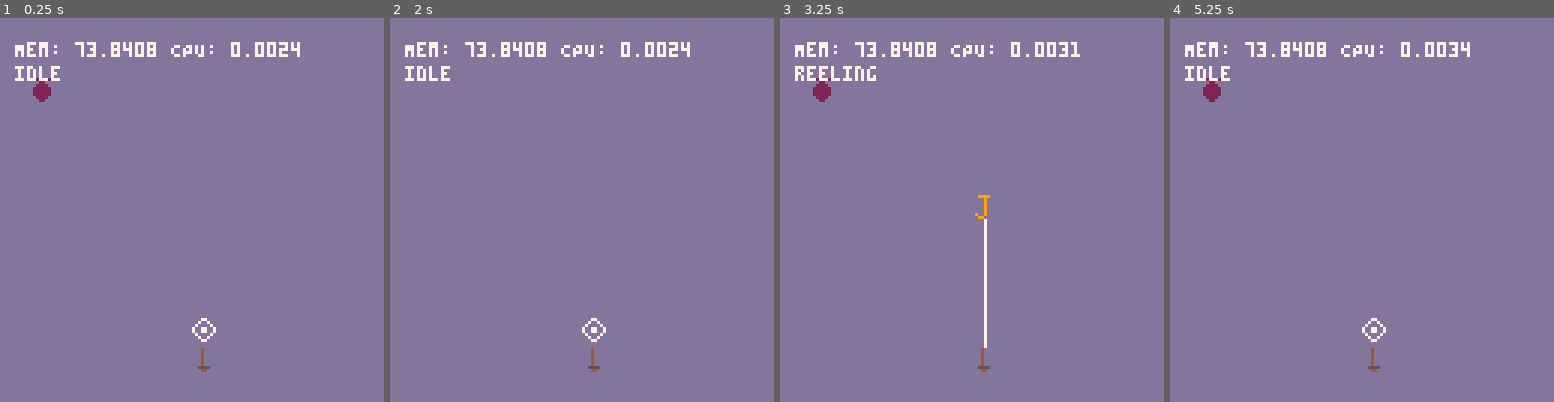
Above: before the commit, frames 1-4 (left to right).
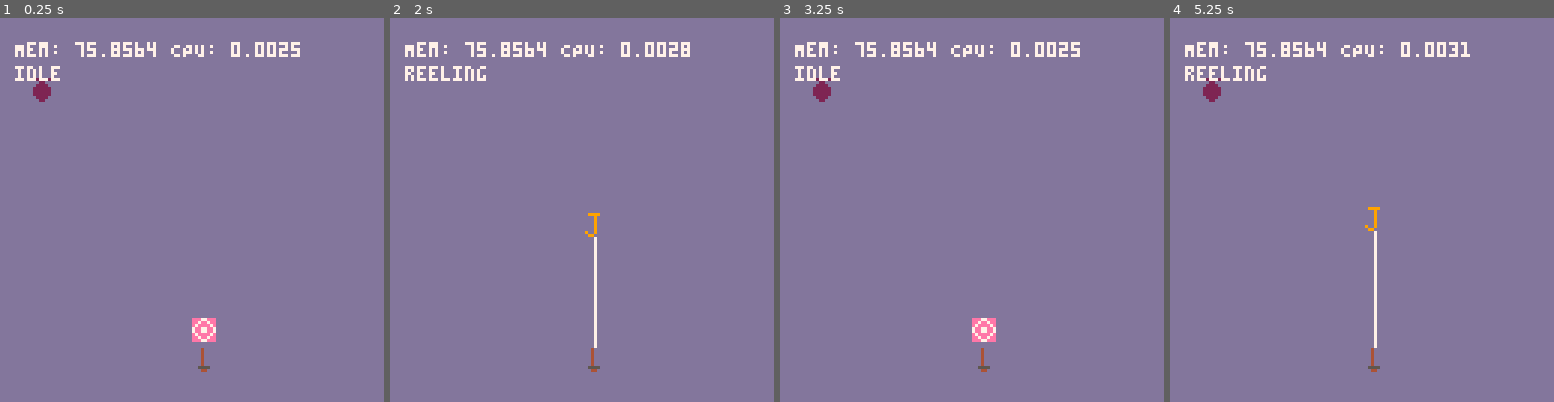
Above: after the commit, the same moments.

Repository: millwardesque/picofish
Game: PICO-8 cartridge fish.p8
Two runs of this game, one before a commit and one after it. Both use one fixed random seed, a clock stepped at 60 frames per second and the inputs below.
Inputs:
- Up to frame 1 (0.25 s): no input
- Up to frame 2 (2 s): tap X (X key) at 0.33, 1.07, 1.85 s; tap O (Z key) at 0.7, 1.7 s; hold Right from 1.6 s (still down)
- Up to frame 3 (3.25 s): release Right at 2.1 s; tap O (Z key) at 2.1, 2.5, 2.9 s; hold Up 2.15-2.42 s; hold Right 2.47-3.03 s; tap X (X key) at 2.97 s; hold Left from 3.08 s (still down)
- Up to frame 4 (5.25 s): tap O (Z key) every 0.4 s from 3.3 to 4.9 s; release Left at 3.58 s; hold Down 3.63-3.97 s; hold Right 4.02-4.68 s; tap X (X key) at 4.08, 5.2 s; hold Up 4.73-5.03 s; hold Left from 5.08 s (still down)

The runs differ from the first frame. In frame 1, 0.4% of the frame differs, in the area x 22-79%, y 6-85%; in frame 2, 0.8%; in frame 3, 1.1%, in the area x 3-79%, y 6-86%; in frame 4, 0.8%.

Commit message:
Added auto-reeling

Diff:
--- a/fish.p8
+++ b/fish.p8
@@ -328,12 +328,15 @@
         local r = game_obj.mk(name, 'rod', x, y)
         r.lure = lure.mk('lure', x, y - 10)
         r.cursor = cursor.mk('cursor', x, y - 10)
+        r.cast_speed = 1.5
 
         r.state = nil
-        r.vel = v2.mk(0, 0)
-        r.cast_speed = 1.5
-        r.cast_distance = 0
-        r.cast_angle = 0.75
+        r.vel = nil
+        r.cast_distance = nil
+        r.cast_angle = nil
+        r.can_cast = false
+        r.can_reel = false
+        r.auto_reeling = false
 
         renderer.attach(r, 3)
 
@@ -355,6 +358,13 @@
         r.reel = function(self, distance)
             if self.state == 'reeling' then
                 self.vel = distance * calculate_cast_dir(self.cast_angle)
+            end
+        end
+
+        r.auto_reel = function(self, distance)
+            if self.state == 'reeling' then
+                self.auto_reeling = true
+                self.reel(self, distance)
             end
         end
 
@@ -383,12 +393,10 @@
         end
 
         r.is_in_water = function(self)
-            return self.state == 'reeling'
+            return self.state == 'reeling' and not self.auto_reeling
         end
 
         r.set_state = function(self, state)
-            -- @TODO Reeling
-
             if state == 'idle' and self.state ~= state then
                 self.lure.x = self.x
                 self.lure.y = self.y - 10
@@ -397,13 +405,16 @@
                 self.vel = v2.zero()
                 self.cast_distance = 0
                 self.cast_angle = 0.75
+                self.auto_reeling = false
                 self.state = state
-            elseif state == 'casting' and self.state == 'idle' then
+            elseif state == 'casting' and self.state == 'idle' and self.can_cast == true then
                 local dir = -self.cast_speed * calculate_cast_dir(self.cast_angle)
                 self.vel = dir
                 self.lure.renderable.enabled = true
                 self.cursor.renderable.enabled = false
                 self.state = state
+                self.can_cast = false
+                self.can_reel = false
             elseif state == 'reeling' and self.state == 'casting' then
                 self.vel = v2.zero()
                 self.cast_distance = 0
@@ -507,29 +518,38 @@
         -- @TODO Show cast direction cursor
         -- @TODO Don't cast if we just got out of reeling state and user hasn't let go of button
         if p1_rod.state == 'idle' then
-            if btnp(0) then
-                p1_rod.cast_angle += 0.05
-            end
-            if btnp(1) then
-                p1_rod.cast_angle -= 0.05
-            end
-            p1_rod.cast_angle = mid(0.55, p1_rod.cast_angle, 0.95)
-
-            -- @TODO Control cast distance
-            -- @TODO Show cast distance meter
-            if btnp(4) then
-                p1_rod.cast(p1_rod, 50)
+            if (not p1_rod.can_cast) then
+                if not btn(4) then
+                    p1_rod.can_cast = true
+                end
+            else
+                if btnp(0) then
+                    p1_rod.cast_angle += 0.05
+                end
+                if btnp(1) then
+                    p1_rod.cast_angle -= 0.05
+                end
+                p1_rod.cast_angle = mid(0.55, p1_rod.cast_angle, 0.95)
+
+                -- @TODO Control cast distance
+                -- @TODO Show cast distance meter
+                if btnp(4) then
+                    p1_rod.cast(p1_rod, 50)
+                end
             end
         elseif p1_rod.state == 'reeling' then
-            if btn(4) then
-                p1_rod.reel(p1_rod, 1)
+            if not p1_rod.can_reel then
+                if not btn(4) then
+                    p1_rod.can_reel = true
+                end
             else
-                p1_rod.reel(p1_rod, 0)
-            end
-
-            -- @TODO Auto-reel
-            if btnp(5) then
-                p1_rod.set_state(p1_rod, 'idle')
+                if btnp(5) then
+                    p1_rod.auto_reel(p1_rod, 1)
+                elseif btn(4) then
+                    p1_rod.reel(p1_rod, 1)
+                elseif not p1_rod.auto_reeling then
+                    p1_rod.reel(p1_rod, 0)
+                end
             end
         end
 
@@ -557,14 +577,14 @@
     log.render()
 end
 __gfx__
-00000000022002200099990000040000000770000000000000000000000000000000000000000000000000000000000000000000000000000000000000000000
-00000000000220000000900000040000007007000000000000000000000000000000000000000000000000000000000000000000000000000000000000000000
-00000030002222000000900000040000070000700000000000000000000000000000000000000000000000000000000000000000000000000000000000000000
-00000300022222200000900000040000700770070000000000000000000000000000000000000000000000000000000000000000000000000000000000000000
-03003000022222200000900000040000700770070000000000000000000000000000000000000000000000000000000000000000000000000000000000000000
-00330000022222200000900000040000070000700000000000000000000000000000000000000000000000000000000000000000000000000000000000000000
-00030000002222000900900000555500007007000000000000000000000000000000000000000000000000000000000000000000000000000000000000000000
-00030000000220000099000000044000000770000000000000000000000000000000000000000000000000000000000000000000000000000000000000000000
+00000000022002200099990000040000eee77eee0000000000000000000000000000000000000000000000000000000000000000000000000000000000000000
+00000000000220000000900000040000ee7ee7ee0000000000000000000000000000000000000000000000000000000000000000000000000000000000000000
+00000030002222000000900000040000e7eeee7e0000000000000000000000000000000000000000000000000000000000000000000000000000000000000000
+000003000222222000009000000400007ee77ee70000000000000000000000000000000000000000000000000000000000000000000000000000000000000000
+030030000222222000009000000400007ee77ee70000000000000000000000000000000000000000000000000000000000000000000000000000000000000000
+00330000022222200000900000040000e7eeee7e0000000000000000000000000000000000000000000000000000000000000000000000000000000000000000
+00030000002222000900900000555500ee7ee7ee0000000000000000000000000000000000000000000000000000000000000000000000000000000000000000
+00030000000220000099000000044000eee77eee0000000000000000000000000000000000000000000000000000000000000000000000000000000000000000
 
 __gff__
 0000000000000000000000000000000000000000000000000000000000000000000000000000000000000000000000000000000000000000000000000000000000000000000000000000000000000000000000000000000000000000000000000000000000000000000000000000000000000000000000000000000000000000
--- a/game.lua
+++ b/game.lua
@@ -47,29 +47,38 @@
         -- @TODO Show cast direction cursor
         -- @TODO Don't cast if we just got out of reeling state and user hasn't let go of button
         if p1_rod.state == 'idle' then
-            if btnp(0) then
-                p1_rod.cast_angle += 0.05
-            end
-            if btnp(1) then
-                p1_rod.cast_angle -= 0.05
-            end
-            p1_rod.cast_angle = mid(0.55, p1_rod.cast_angle, 0.95)
+            if (not p1_rod.can_cast) then
+                if not btn(4) then
+                    p1_rod.can_cast = true
+                end
+            else
+                if btnp(0) then
+                    p1_rod.cast_angle += 0.05
+                end
+                if btnp(1) then
+                    p1_rod.cast_angle -= 0.05
+                end
+                p1_rod.cast_angle = mid(0.55, p1_rod.cast_angle, 0.95)
 
-            -- @TODO Control cast distance
-            -- @TODO Show cast distance meter
-            if btnp(4) then
-                p1_rod.cast(p1_rod, 50)
+                -- @TODO Control cast distance
+                -- @TODO Show cast distance meter
+                if btnp(4) then
+                    p1_rod.cast(p1_rod, 50)
+                end
             end
         elseif p1_rod.state == 'reeling' then
-            if btn(4) then
-                p1_rod.reel(p1_rod, 1)
+            if not p1_rod.can_reel then
+                if not btn(4) then
+                    p1_rod.can_reel = true
+                end
             else
-                p1_rod.reel(p1_rod, 0)
-            end
-
-            -- @TODO Auto-reel
-            if btnp(5) then
-                p1_rod.set_state(p1_rod, 'idle')
+                if btnp(5) then
+                    p1_rod.auto_reel(p1_rod, 1)
+                elseif btn(4) then
+                    p1_rod.reel(p1_rod, 1)
+                elseif not p1_rod.auto_reeling then
+                    p1_rod.reel(p1_rod, 0)
+                end
             end
         end
 
--- a/lib/rod.lua
+++ b/lib/rod.lua
@@ -14,12 +14,15 @@
         local r = game_obj.mk(name, 'rod', x, y)
         r.lure = lure.mk('lure', x, y - 10)
         r.cursor = cursor.mk('cursor', x, y - 10)
+        r.cast_speed = 1.5
 
         r.state = nil
-        r.vel = v2.mk(0, 0)
-        r.cast_speed = 1.5
-        r.cast_distance = 0
-        r.cast_angle = 0.75
+        r.vel = nil
+        r.cast_distance = nil
+        r.cast_angle = nil
+        r.can_cast = false
+        r.can_reel = false
+        r.auto_reeling = false
 
         renderer.attach(r, 3)
 
@@ -41,6 +44,13 @@
         r.reel = function(self, distance)
             if self.state == 'reeling' then
                 self.vel = distance * calculate_cast_dir(self.cast_angle)
+            end
+        end
+
+        r.auto_reel = function(self, distance)
+            if self.state == 'reeling' then
+                self.auto_reeling = true
+                self.reel(self, distance)
             end
         end
 
@@ -69,12 +79,10 @@
         end
 
         r.is_in_water = function(self)
-            return self.state == 'reeling'
+            return self.state == 'reeling' and not self.auto_reeling
         end
 
         r.set_state = function(self, state)
-            -- @TODO Reeling
-
             if state == 'idle' and self.state ~= state then
                 self.lure.x = self.x
                 self.lure.y = self.y - 10
@@ -83,13 +91,16 @@
                 self.vel = v2.zero()
                 self.cast_distance = 0
                 self.cast_angle = 0.75
+                self.auto_reeling = false
                 self.state = state
-            elseif state == 'casting' and self.state == 'idle' then
+            elseif state == 'casting' and self.state == 'idle' and self.can_cast == true then
                 local dir = -self.cast_speed * calculate_cast_dir(self.cast_angle)
                 self.vel = dir
                 self.lure.renderable.enabled = true
                 self.cursor.renderable.enabled = false
                 self.state = state
+                self.can_cast = false
+                self.can_reel = false
             elseif state == 'reeling' and self.state == 'casting' then
                 self.vel = v2.zero()
                 self.cast_distance = 0
